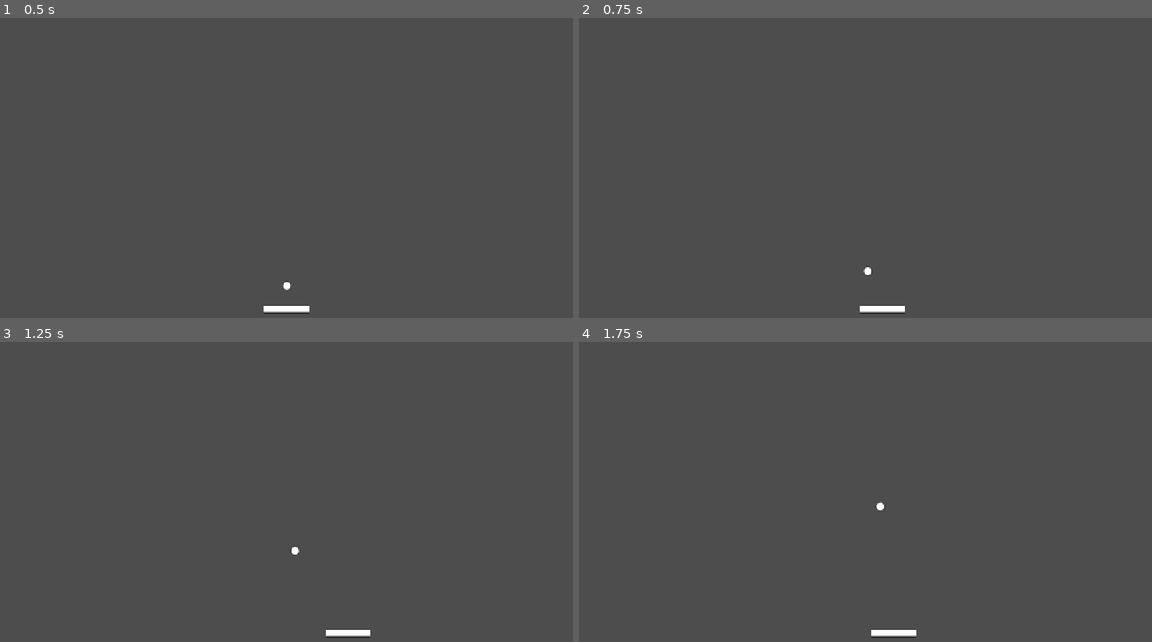
Above: before the commit, frames 1-4 (two rows, left to right).
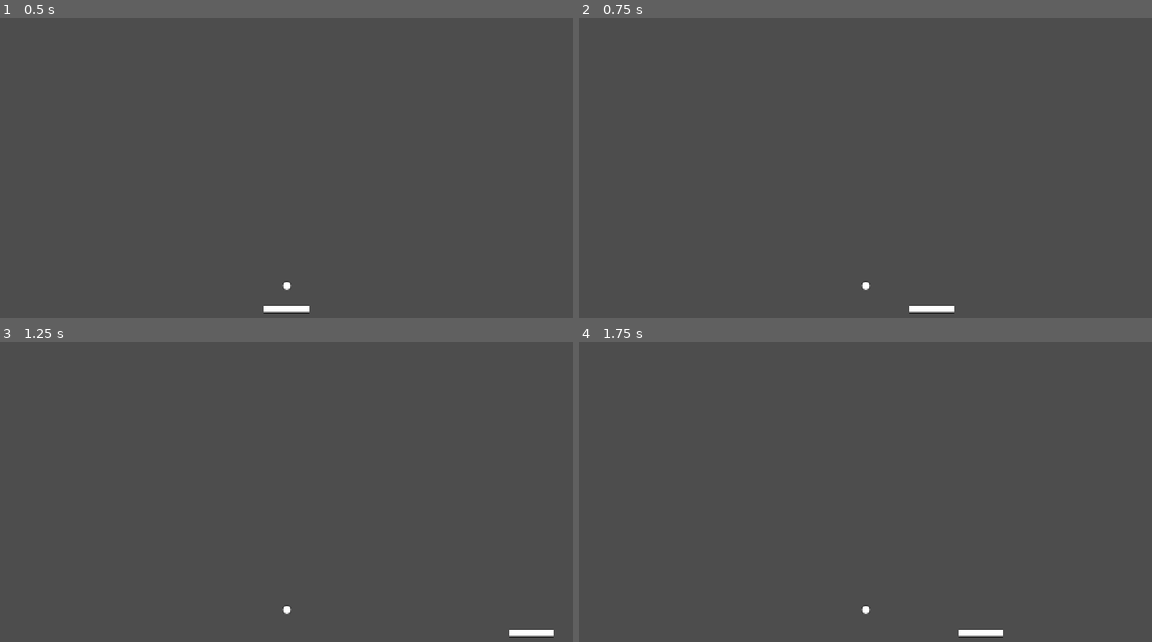
Above: after the commit, the same moments.

Repository: JoshuaSaayo/erotic-brick-game
Game: Godot game, scene res://main_scenes/game.tscn
The game is run twice, just before and just after one commit, with the same random seed, the same clock (stepped at 60 frames per second) and the same inputs.
Inputs:
- Up to frame 1 (0.5 s): no input
- Up to frame 2 (0.75 s): tap Enter at 0.5 s; hold Right (right) from 0.53 s (still down)
- Up to frame 3 (1.25 s): keep holding Right (right)
- Up to frame 4 (1.75 s): release Right (right) at 1.28 s; hold Left (left) from 1.28 s (still down)

Frame 1 is identical in both runs. In frame 2, 0.5% of the frame differs, in the area x 49-66%, y 83-99%; in frame 3, 0.5%; in frame 4, 0.5%.
Error after the commit: Parse Error: Identifier "on_life_lost" not declared in the current scope. (res://main_scenes/ball.gd:14)

Commit message:
update scripyt

Diff:
--- a/new-game-project/main_scenes/ball.gd
+++ b/new-game-project/main_scenes/ball.gd
@@ -1,24 +1,41 @@
 extends CharacterBody2D
-
 class_name Ball
 
-const VELOCITY_LIMIT = 40
-
-@export var ball_speed = 200
-@export var lifes = 3
+@export var ball_speed := 20.0
+@export var lifes := 3
+@export var death_zone: DeathZone
 @onready var collision_shape_2d: CollisionShape2D = $CollisionShape2D
 
-var speed_up_factor = 1.05
 var start_position: Vector2
+var speed_up_factor := 1.05
 
 func _ready() -> void:
-	start_position = position
+	start_position = global_position
+	death_zone.life_lost.connect(on_life_lost)
 
-func _physics_process(delta: float) -> void:
-	move_and_collide(velocity * ball_speed * delta)
+func _physics_process(_delta):
+	var collision = move_and_collide(velocity)
+	if collision:
+		velocity = velocity.bounce(collision.get_normal())
 
-func _start_ball():
-	position = start_position
+func _start_ball() -> void:
+	global_position = start_position
 	randomize()
 
-	velocity = Vector2(randf_range(-1, 1), randf_range(-.1, -1)).normalized()
+	var direction := Vector2(
+		randf_range(-1.0, 1.0),
+		randf_range(-1.0, -0.1)
+	).normalized()
+
+	velocity = direction * ball_speed
+
+func _on_life_lost():
+	lifes -= 1
+	if lifes == 0:
+		pass
+	else:
+		reset_ball()
+
+func reset_ball():
+	position = start_position
+	velocity = Vector2.ZERO
--- a/new-game-project/main_scenes/ball.tscn
+++ b/new-game-project/main_scenes/ball.tscn
@@ -8,6 +8,8 @@
 [node name="ball" type="CharacterBody2D"]
 motion_mode = 1
 script = ExtResource("1_kj68u")
+ball_speed = null
+lifes = null
 
 [node name="Sprite2D" type="Sprite2D" parent="."]
 texture = ExtResource("1_r3kqp")
--- /dev/null
+++ b/new-game-project/main_scenes/death_zone.gd
@@ -0,0 +1,8 @@
+extends Area2D
+
+class_name DeathZone
+
+signal life_lost
+
+func _on_body_entered(body: Node2D) -> void:
+	life_lost.emit()
--- /dev/null
+++ b/new-game-project/main_scenes/death_zone.tscn
@@ -0,0 +1,14 @@
+[gd_scene load_steps=3 format=3 uid="uid://xo0l45j5xjih"]
+
+[ext_resource type="Script" uid="uid://cj112di3xv2fg" path="res://main_scenes/death_zone.gd" id="1_4cfb6"]
+
+[sub_resource type="RectangleShape2D" id="RectangleShape2D_n7yxe"]
+size = Vector2(1280, 20)
+
+[node name="death_zone" type="Area2D"]
+script = ExtResource("1_4cfb6")
+
+[node name="CollisionShape2D" type="CollisionShape2D" parent="."]
+shape = SubResource("RectangleShape2D_n7yxe")
+
+[connection signal="body_entered" from="." to="." method="_on_body_entered"]
--- a/new-game-project/main_scenes/game.tscn
+++ b/new-game-project/main_scenes/game.tscn
@@ -1,17 +1,38 @@
-[gd_scene load_steps=3 format=3 uid="uid://cy0qqardac6dg"]
+[gd_scene load_steps=5 format=3 uid="uid://cy0qqardac6dg"]
 
 [ext_resource type="PackedScene" uid="uid://daaga543f6yyx" path="res://main_scenes/paddle.tscn" id="1_wwb56"]
 [ext_resource type="PackedScene" uid="uid://e0wijirn4emc" path="res://main_scenes/ball.tscn" id="2_joe7c"]
+[ext_resource type="PackedScene" uid="uid://bir24uh2mflix" path="res://main_scenes/wall.tscn" id="3_ofkbr"]
+[ext_resource type="PackedScene" uid="uid://xo0l45j5xjih" path="res://main_scenes/death_zone.tscn" id="4_w44n0"]
 
-[node name="main" type="Node2D"]
+[node name="game" type="Node2D"]
 
 [node name="Camera2D" type="Camera2D" parent="."]
 
 [node name="paddle" parent="." node_paths=PackedStringArray("camera") instance=ExtResource("1_wwb56")]
 position = Vector2(0, 293)
+collision_layer = 2
 camera = NodePath("../Camera2D")
 
 [node name="ball" parent="." instance=ExtResource("2_joe7c")]
 position = Vector2(0, 241)
+collision_mask = 14
 
 [node name="Walls" type="Node2D" parent="."]
+
+[node name="Upperwall" parent="Walls" instance=ExtResource("3_ofkbr")]
+position = Vector2(0, -370)
+collision_layer = 4
+
+[node name="LeftWall" parent="Walls" instance=ExtResource("3_ofkbr")]
+position = Vector2(-650, 260)
+rotation = 1.5708
+collision_layer = 4
+
+[node name="RightWall" parent="Walls" instance=ExtResource("3_ofkbr")]
+position = Vector2(651, 260)
+rotation = 1.5708
+collision_layer = 4
+
+[node name="death_zone" parent="." instance=ExtResource("4_w44n0")]
+position = Vector2(0, 438)
--- a/new-game-project/main_scenes/paddle.gd
+++ b/new-game-project/main_scenes/paddle.gd
@@ -1,7 +1,7 @@
 extends RigidBody2D
 class_name Paddle
 
-@export var speed := 200.0
+@export var speed := 800.0
 @export var camera: Camera2D
 
 var direction := 0.0
--- a/new-game-project/main_scenes/wall.tscn
+++ b/new-game-project/main_scenes/wall.tscn
@@ -1,5 +1,10 @@
-[gd_scene format=3 uid="uid://bir24uh2mflix"]
+[gd_scene load_steps=2 format=3 uid="uid://bir24uh2mflix"]
+
+[sub_resource type="RectangleShape2D" id="RectangleShape2D_v5epx"]
+size = Vector2(1280, 20)
 
 [node name="Wall" type="RigidBody2D"]
+freeze = true
 
 [node name="CollisionShape2D" type="CollisionShape2D" parent="."]
+shape = SubResource("RectangleShape2D_v5epx")
--- a/new-game-project/project.godot
+++ b/new-game-project/project.godot
@@ -40,3 +40,10 @@
 "events": [Object(InputEventKey,"resource_local_to_scene":false,"resource_name":"","device":-1,"window_id":0,"alt_press …(191 unchanged characters)…
 ]
 }
+
+[layer_names]
+
+2d_physics/layer_1="ball"
+2d_physics/layer_2="paddle"
+2d_physics/layer_3="walls"
+2d_physics/layer_4="brick"
Not shown, added: new-game-project/main_scenes/death_zone.gd.uid
